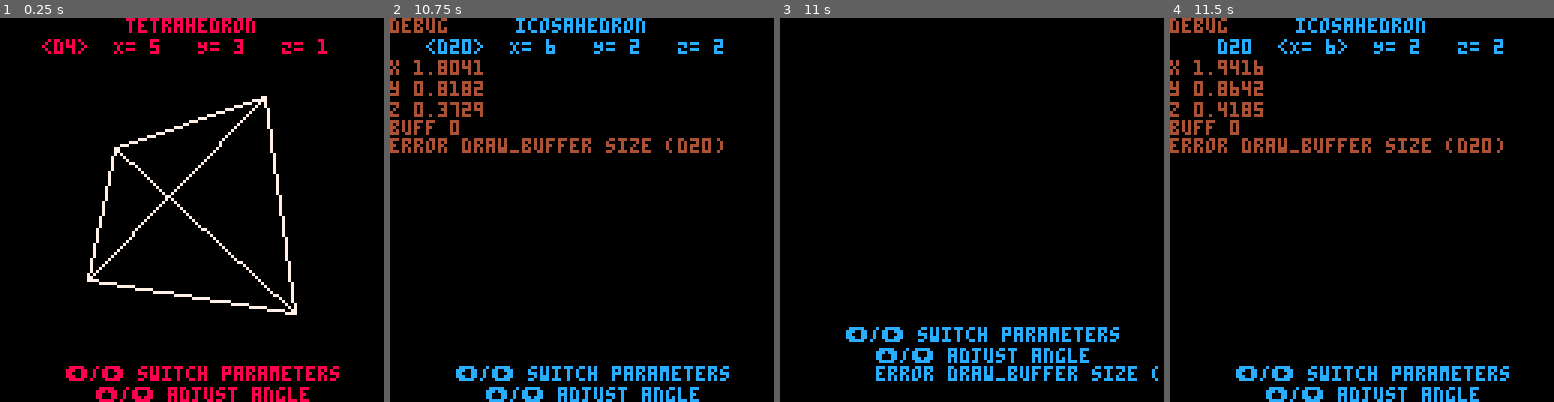
Above: before the commit, frames 1-4 (left to right).
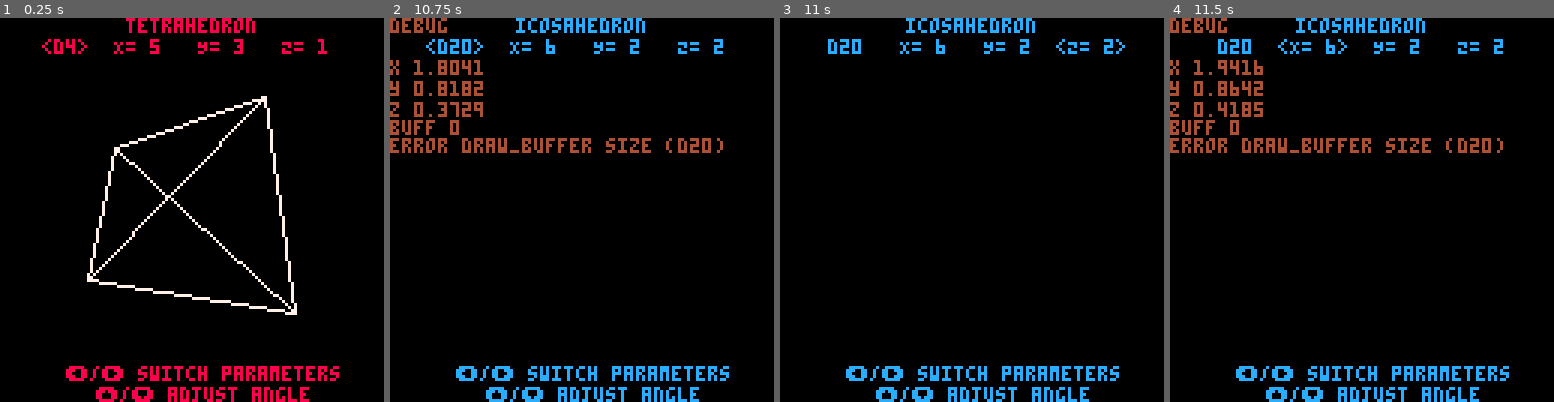
Above: after the commit, the same moments.

Repository: kakardo/Pico-8
Game: PICO-8 cartridge game carts/02 platonic solids viewer/platonic_solids_viewer.p8
Same seed, same stepped clock (60 frames per second), same inputs: the game is played once before the commit and once after it.
Inputs:
- Up to frame 1 (0.25 s): no input
- Up to frame 2 (10.75 s): tap X (X key) at 0.33, 0.7, 1.43, 2.58, 3.1, 3.62, 4.13, 4.65, 5.17, 5.68, 6.2, 6.72, 7.23, 7.75, 8.27, 8.78, 9.3, 9.82, 10.33 s; hold Right 2.33-3.33 s; hold Right 3.38-4.22 s; hold Up 4.27-4.67 s; hold Right 4.72-5.72 s; hold Down 5.77-6.1 s; hold Left 6.15-6.98 s; hold Right 7.03-8.03 s; hold Right 8.08-8.92 s; hold Up 8.97-9.37 s; hold Right 9.42-10.42 s; hold Down from 10.47 s (still down)
- Up to frame 3 (11 s): release Down at 10.8 s; tap X (X key) at 10.85 s; hold Left from 10.85 s (still down)
- Up to frame 4 (11.5 s): keep holding Left; tap X (X key) at 11.37 s

Frames 1-2 are identical in both runs. In frame 3, 6.1% of the frame differs, in the area x 12-99%, y 0-100%; in frame 4, nothing differs.

Commit message:
Inserted error_msg into debug statement. (avoid writing it at bottom pushing all up)

Diff:
--- a/game carts/02 platonic solids viewer/main.lua
+++ b/game carts/02 platonic solids viewer/main.lua
@@ -162,7 +162,6 @@
 
 function _draw()
 	cls()
-
 
 	-- DRAW LINES WITH SAVED VERTICES
 	for seg in all(draw_buffer) do
@@ -207,7 +206,6 @@
 	print_centered_txt("⬅️/➡️ switch parameters", 116, color)
 	print_centered_txt("⬆️/⬇️ adjust angle", 123, color)
 
-
 	-- DEBUG
 	if debug then
 		print("debug",0,0,4)
@@ -215,11 +213,11 @@
 		print("y "..angle.get("y"),0,21,4)
 		print("z "..angle.get("z"),0,28,4)
 		print("buff "..#draw_buffer)
-	end
-
-	-- Print saved error messages
-	for msg in all(error_msg) do
-		print(msg)
+
+		-- Print saved error messages
+		for msg in all(error_msg) do
+			print(msg)
+		end
 	end
 end
 
